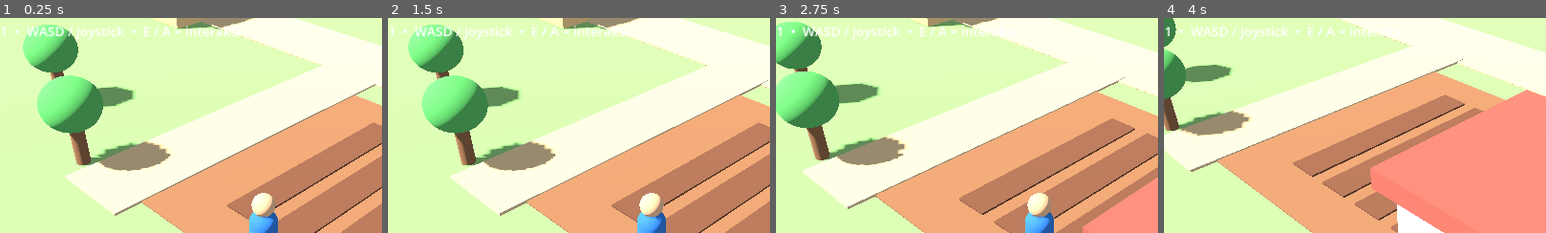
Above: before the commit, frames 1-4 (left to right).
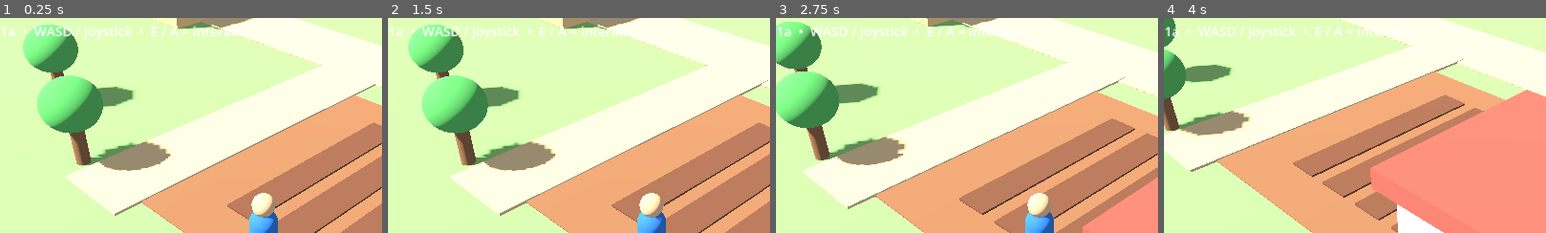
Above: after the commit, the same moments.

Repository: eneft/Lembah-sari
Game: Godot game, scene res://scenes/Main.tscn
The game is run twice, just before and just after one commit, with the same random seed, the same clock (stepped at 60 frames per second) and the same inputs.
Inputs (mouse positions are % of the whole screen's width and height, from its top left):
- Up to frame 1 (0.25 s): no input
- Up to frame 2 (1.5 s): click "A" at 0.5 s; tap Enter at 1.25 s; drag from (9, 83) to (60, 28) at 1.27 s
- Up to frame 3 (2.75 s): drag from (30, 55) to (45, 70) at 2.02 s
- Up to frame 4 (4 s): tap Space at 2.75 s; move the mouse to (60, 28) at 2.77 s; hold D (move_right) 2.78-3.5 s; tap E (interact) at 2.85 s; drag from (45, 70) to (20, 35) at 3.52 s
The pictures show only the part of the screen within x 16-66%, y 2-52%; the shares and areas given below are measured in that part.

The runs differ from the first frame. In frame 1, 1.1% of the frame differs, in the area x 2-64%, y 3-10%; in frame 2, 1.1%; in frame 3, 1.0%; in frame 4, 0.9%.

Commit message:
chore: mark Xogot joystick hotfix build as 0.0.1a

Diff:
--- a/ui/MobileControls.tscn
+++ b/ui/MobileControls.tscn
@@ -55,7 +55,7 @@
 layout_mode = 0
 offset_left = 24.0
 offset_top = 18.0
-offset_right = 475.0
+offset_right = 520.0
 offset_bottom = 72.0
 theme_override_font_sizes/font_size = 22
-text = "Lembah Sari 0.0.1  •  WASD / joystick  •  E / A = interaksi"
+text = "Lembah Sari 0.0.1a  •  WASD / joystick  •  E / A = interaksi"
